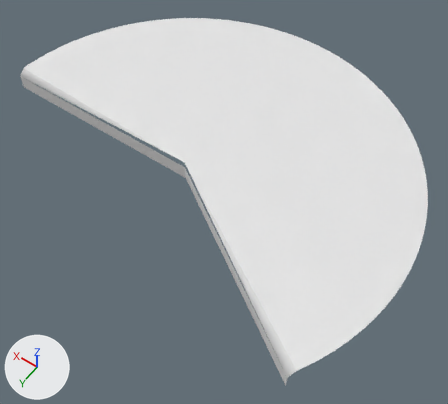
The OBJ model Assets/Models/Slice59.obj, before and after one commit.
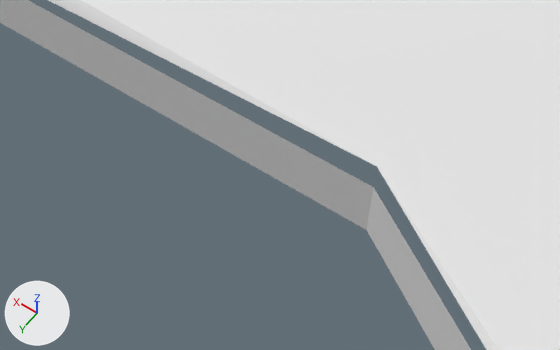
There are two pictures of each version: one whole from a camera (50 mm lens) standing at (-1.144, 1.317, 1.953) and looking at (-0.155, -0.068, -0.225), one close up from a camera (50 mm lens) standing at (-0.178, 0.395, 0.532) and looking at (0.074, 0.042, -0.023). Every picture has the same lights, and +X, +Y and +Z are marked at lower left. Where no turn or scale is listed for an object, it has been applied to the vertices.

Names of what the first close-up shows: 'Slice59'.
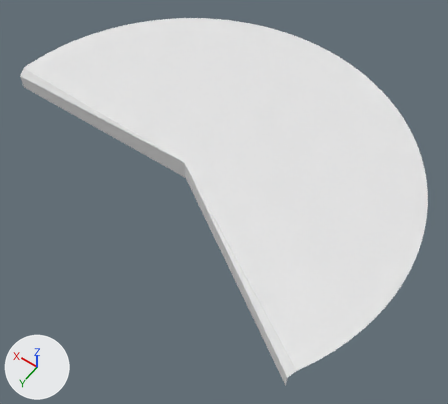
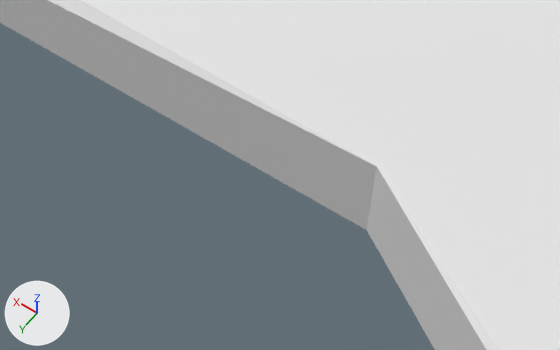
Where the change shows, as pixel boxes [x1, y1, x2, y2] in the close-ups (560 x 350 px; the box of a moved part takes in the faces that stretch with it):
part 1 of me_slice59, moved or reshaped
    before: [0, 0, 471, 350]
    after: [0, 0, 486, 350]

The edits, one by one:
me_slice59 has 67 vertices, 63 faces and spans x -1.0..1.0, y -1.0..0.54, z -0.1..0.0.
me_slice59 is used by ob_slice59; location (0.0, 0.0, 0.0).
Verts and faces of me_slice59; kept vertices keep their numbers, new ones are numbered from 67.
Before the commit, vertices of me_slice59: 0 (0.0, 0.0, 0.0) at pixel (376, 166), 2 (1.0, 0.0, -0.03), 62 (-0.84, 0.54, -0.03), 63 (0.0, 0.0, -0.1) at pixel (366, 230), 64 (0.0, 0.0, -0.03) at pixel (373, 187).
Before the commit, vertices of me_slice59: 65 (1.0, 0.0, -0.1), 66 (-0.84, 0.54, -0.1).
Part 1, on me_slice59:
Vertices deleted: 64 (with the faces that use them).
New faces: (0, 2, 65, 63), (0, 63, 66, 62).
